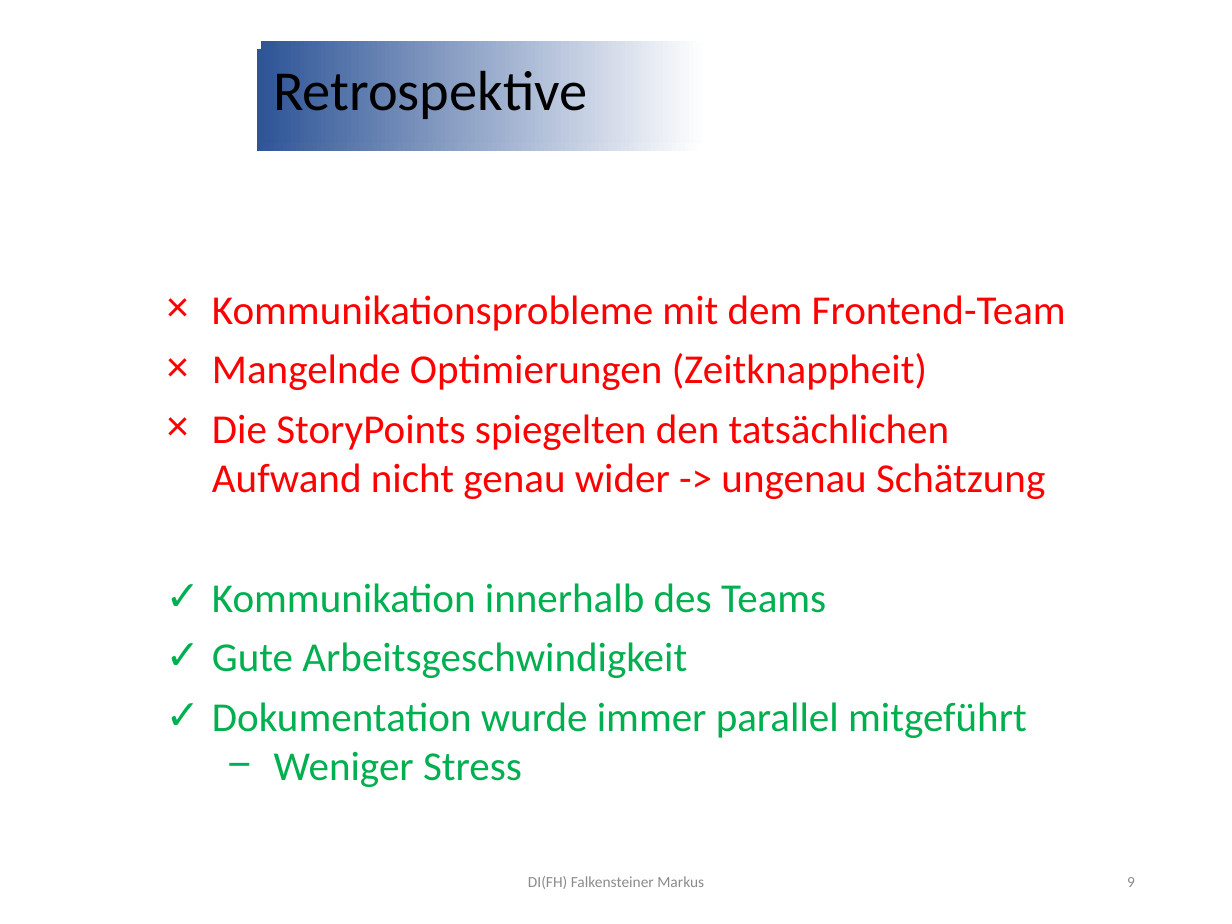
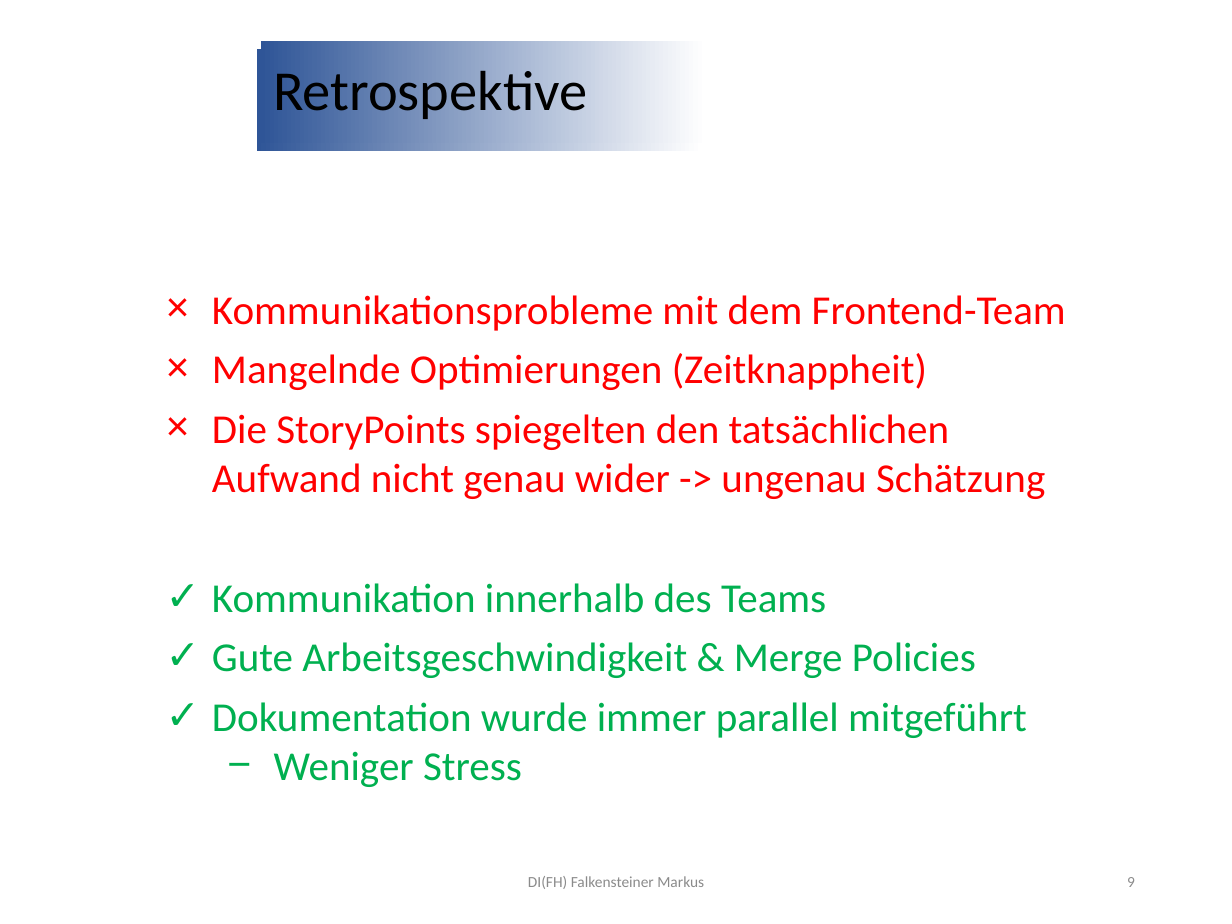
Before and after one commit to jonasaberger/SYP4_MBOT_G1, a slide deck: slide 9 of 02_Backend/!_Docs/INF4_SYP_Gruppe1_Abschlusspräsentation.pptx. Drawn at 1232x924 pixels with LibreOffice and Linux fonts; fonts in the diff are those of the drawing; background and template pictures are left out. Boxes give left, top, right and bottom in pixels: in the first picture for what was removed or moved away, otherwise in the second. Text is boxed around its words. In the diff, an @@ line names an element or a change of style, - is before the commit and + after.

```diff
--- a/02_Backend/!_Docs/INF4_SYP_Gruppe1_Abschlusspräsentation.pptx
+++ b/02_Backend/!_Docs/INF4_SYP_Gruppe1_Abschlusspräsentation.pptx
@@ text at [212,642,976,678]: text changed @@
-✓ Gute Arbeitsgeschwindigkeit
+✓ Gute Arbeitsgeschwindigkeit & Merge Policies
```
Also in this commit, not shown: 1 other slide changed, 1 slide added.
